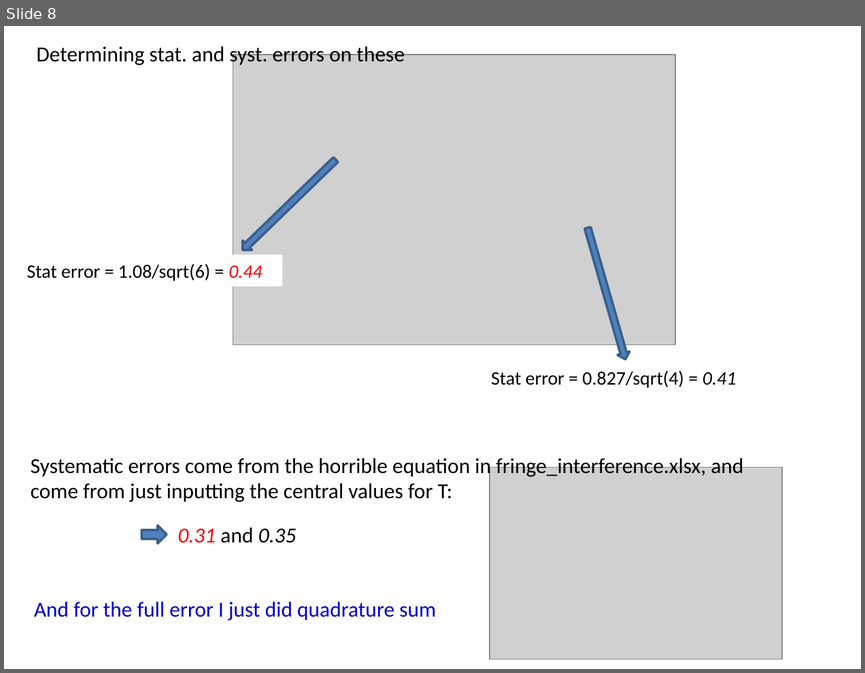
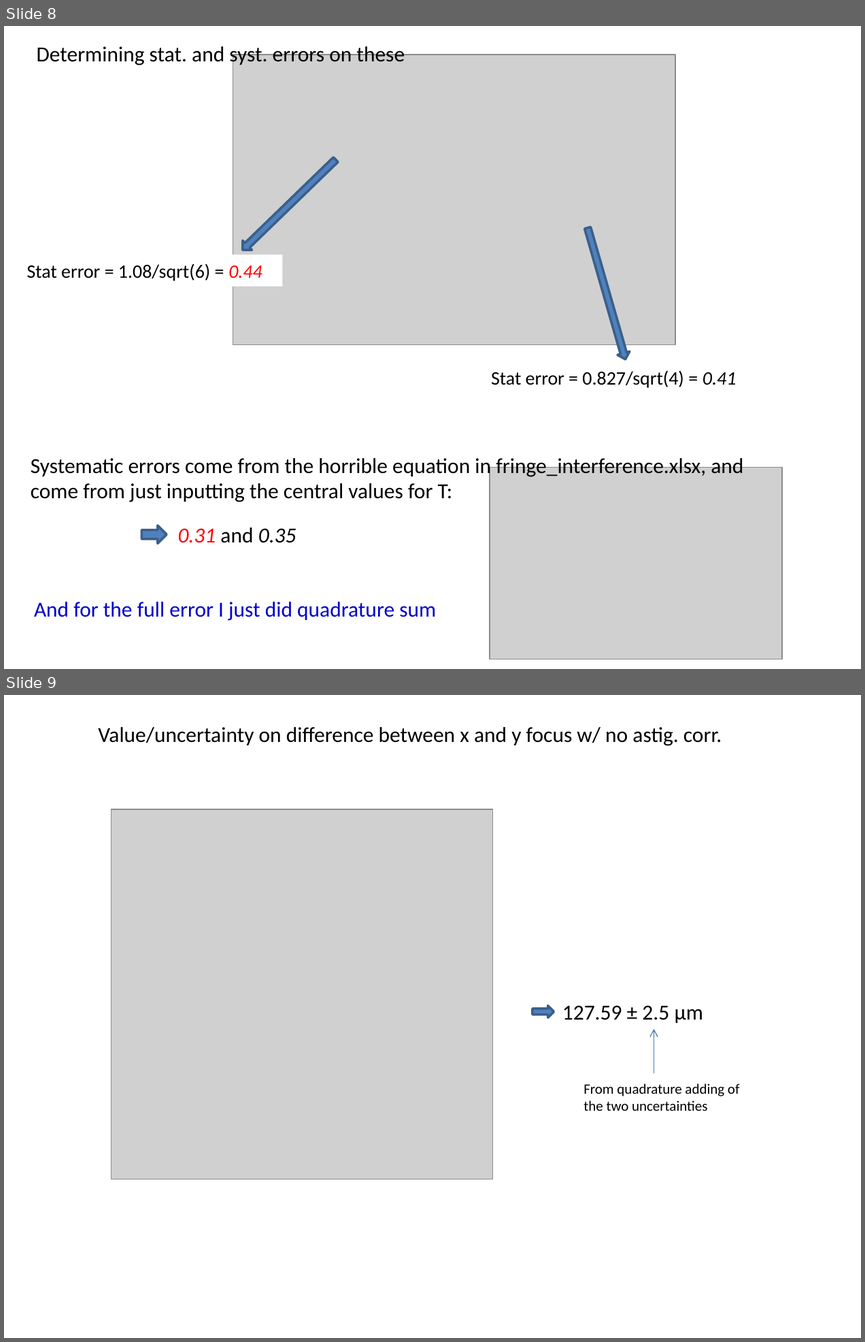
Before and after one commit to Waltmon/timthesis, a slide deck: thought_process.pptx. Shown one above the other, each under a label of ours: slide 8 before the commit, slides 8 and 9 after it. The pictures are 865x673 and 865x1342 pixels, drawn with LibreOffice and Linux fonts; fonts in the diff are those of the drawing; grey boxes stand for pictures. Boxes give left, top, right and bottom in pixels: in the first picture for what was removed or moved away, otherwise in the second. Text is boxed around its words. In the diff, an @@ line names an element or a change of style, - is before the commit and + after.

```diff
--- a/thought_process.pptx
+++ b/thought_process.pptx
@@ slide 9 added at (4, 695, 861, 1338), background #FFFFFF @@
@@ text added at (98, 727, 721, 746), 18 pt, text #000000 @@
+Value/uncertainty on difference between x and y focus w/ no astig. corr.
@@ picture added at (111, 809, 492, 1179) @@
@@ right arrow added at (532, 1005, 554, 1017), fill #4F81BD, outline #3A5F8C 2 pt @@
@@ text added at (562, 1005, 703, 1023), 18 pt, text #000000 @@
+127.59 ± 2.5 μm
@@ arrow added from (653, 1074) to (653, 1029), #4B7EBC 0.75 pt @@
@@ text added at (583, 1083, 739, 1110), 12 pt, text #000000 @@
+From quadrature adding of the two uncertainties
```
Also in this commit, not shown: 23 other files.
